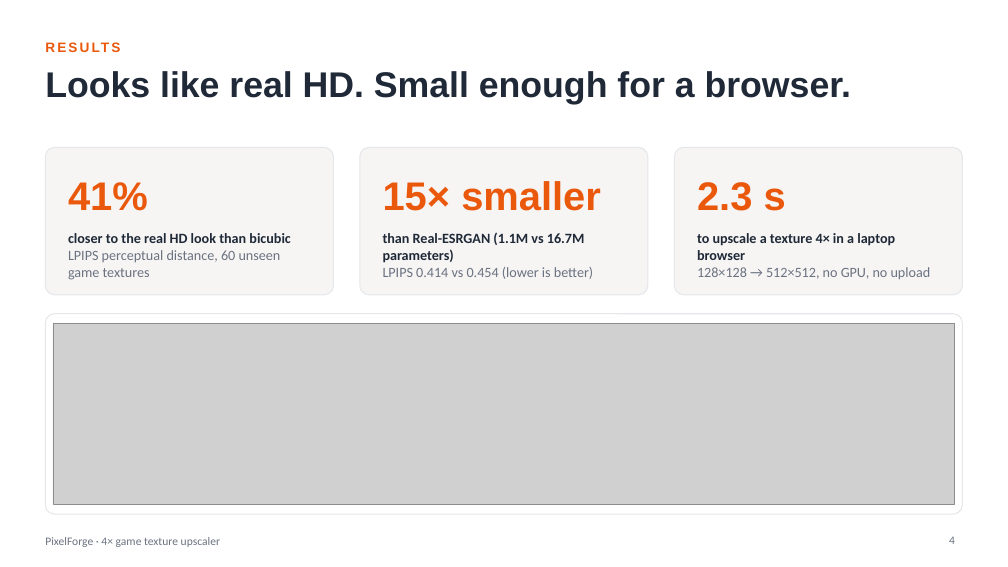
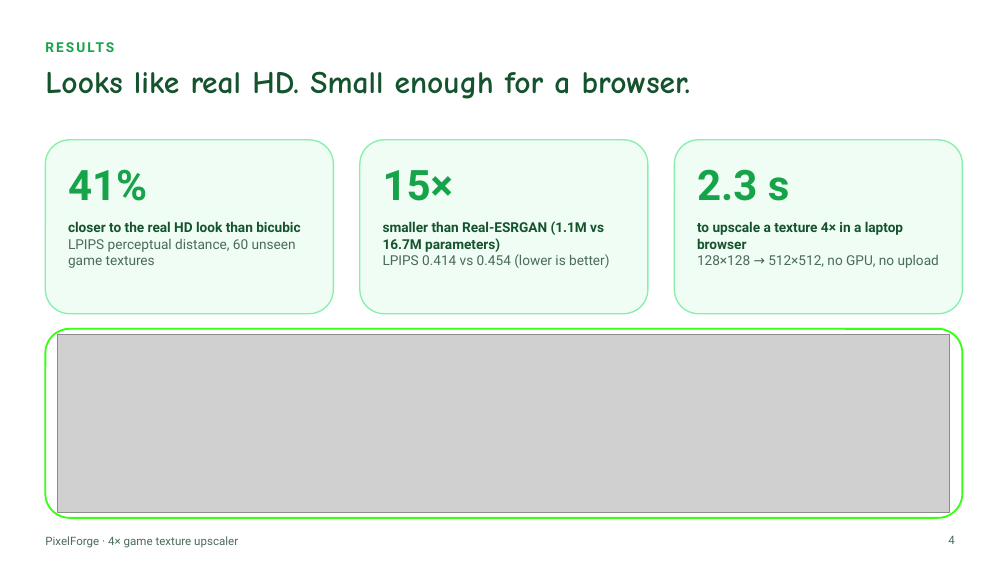
Before and after one commit to Priyanshu-Singh-git/pixelforge, a slide deck: slide 4 of presentation/deck.pptx. Drawn at 1008x567 pixels with LibreOffice and Linux fonts; fonts in the diff are those of the drawing; grey boxes stand for pictures. Boxes give left, top, right and bottom in pixels: in the first picture for what was removed or moved away, otherwise in the second. Text is boxed around its words. In the diff, an @@ line names an element or a change of style, - is before the commit and + after.

```diff
--- a/presentation/deck.pptx
+++ b/presentation/deck.pptx
@@ text "RESULTS" at bbox=[45, 32, 960, 62]: font Arial to Roboto, text colour #EA580C to #16A34A @@
@@ title "Looks like real HD. Small ..." at bbox=[45, 71, 691, 99]: size 34 to 30 pt, font Arial to Comic Neue, text colour #1F2937 to #14532D @@
@@ rounded rectangle: place and size @@
-rounded rectangle at bbox=[45, 147, 333, 295]
+rounded rectangle at bbox=[45, 140, 333, 314]
@@ rounded rectangle: place and size @@
-rounded rectangle at bbox=[360, 147, 648, 295]
+rounded rectangle at bbox=[360, 140, 648, 314]
@@ fill #F6F5F4 to #F0FDF4; outline #E5E7EB 1 pt to #86EFAC 1.25 pt; proportions changed in 3 elements at bbox=[45, 140, 333, 314], bbox=[360, 140, 648, 314], bbox=[675, 140, 963, 314] @@
@@ rounded rectangle: place and size @@
-rounded rectangle at bbox=[675, 147, 963, 295]
+rounded rectangle at bbox=[675, 140, 963, 314]
@@ text "41%": place and size @@
-text "41%" at bbox=[68, 182, 148, 211]
+text "41%" at bbox=[68, 169, 147, 201]
@@ text "41%" at bbox=[68, 169, 147, 201]: size 38 to 40 pt, font Arial to Roboto, text colour #EA580C to #16A34A @@
@@ text at bbox=[383, 170, 453, 201]: text changed; size 38 to 40 pt; font Arial to Roboto; text colour #EA580C to #16A34A @@
-15× smaller
+15×
@@ text "2.3 s": place and size @@
-text "2.3 s" at bbox=[697, 182, 786, 211]
+text "2.3 s" at bbox=[697, 169, 790, 201]
@@ text "2.3 s" at bbox=[697, 169, 790, 201]: size 38 to 40 pt, font Arial to Roboto, text colour #EA580C to #16A34A @@
@@ text "closer to the real HD ...": place and size @@
-text "closer to the real HD ..." at bbox=[68, 233, 290, 280]
+text "closer to the real HD ..." at bbox=[68, 221, 300, 268]
@@ text "closer to the real HD ..." at bbox=[68, 221, 300, 268]: size 13.5 to 13 pt, font Calibri to Roboto; text colour #1F2937 to #14532D in "closer to the real HD look than ..."; text colour #6B7280 to #4B6B58 in "LPIPS perceptual distance, 60 unseen game textures" @@
@@ text at bbox=[383, 221, 604, 252]: text changed; size 13.5 to 13 pt; font Calibri to Roboto; text colour #1F2937 to #14532D @@
-than Real-ESRGAN (1.1M vs 16.7M parameters)
+smaller than Real-ESRGAN (1.1M vs 16.7M parameters)
@@ text "smaller than Real-ESRGAN (1.1M vs ...": place and size @@
-text "smaller than Real-ESRGAN (1.1M vs ..." at bbox=[383, 232, 593, 279]
+text "smaller than Real-ESRGAN (1.1M vs ..." at bbox=[383, 221, 609, 268]
@@ text "to upscale a texture 4× ...": place and size @@
-text "to upscale a texture 4× ..." at bbox=[697, 233, 931, 279]
+text "to upscale a texture 4× ..." at bbox=[697, 221, 939, 268]
@@ text "to upscale a texture 4× ..." at bbox=[697, 221, 939, 268]: size 13.5 to 13 pt, font Calibri to Roboto; text colour #1F2937 to #14532D in "to upscale a texture 4× in a ..."; text colour #6B7280 to #4B6B58 in "128×128 → 512×512, no GPU, no upload" @@
@@ text at bbox=[383, 254, 609, 268]: size 13.5 to 13 pt, font Calibri to Roboto, text colour #6B7280 to #4B6B58 in "LPIPS 0.414 vs 0.454 (lower is better)" @@
@@ rounded rectangle: place and size @@
-rounded rectangle at bbox=[45, 314, 963, 514]
+rounded rectangle at bbox=[45, 329, 963, 518]
@@ rounded rectangle at bbox=[45, 329, 963, 518]: outline #E5E7EB 1 pt to #39FF14 1.75 pt; proportions changed @@
@@ picture: place and size @@
-picture at bbox=[53, 324, 955, 504]
+picture at bbox=[58, 334, 951, 513]
@@ text "PixelForge · 4× game texture ..." at bbox=[45, 536, 238, 548]: font Calibri to Roboto, text colour #6B7280 to #4B6B58 @@
@@ page number at bbox=[948, 536, 954, 544]: font Calibri to Roboto, text colour #6B7280 to #4B6B58 @@
```
Also in this commit, not shown: 8 other slides changed, 21 other files.
